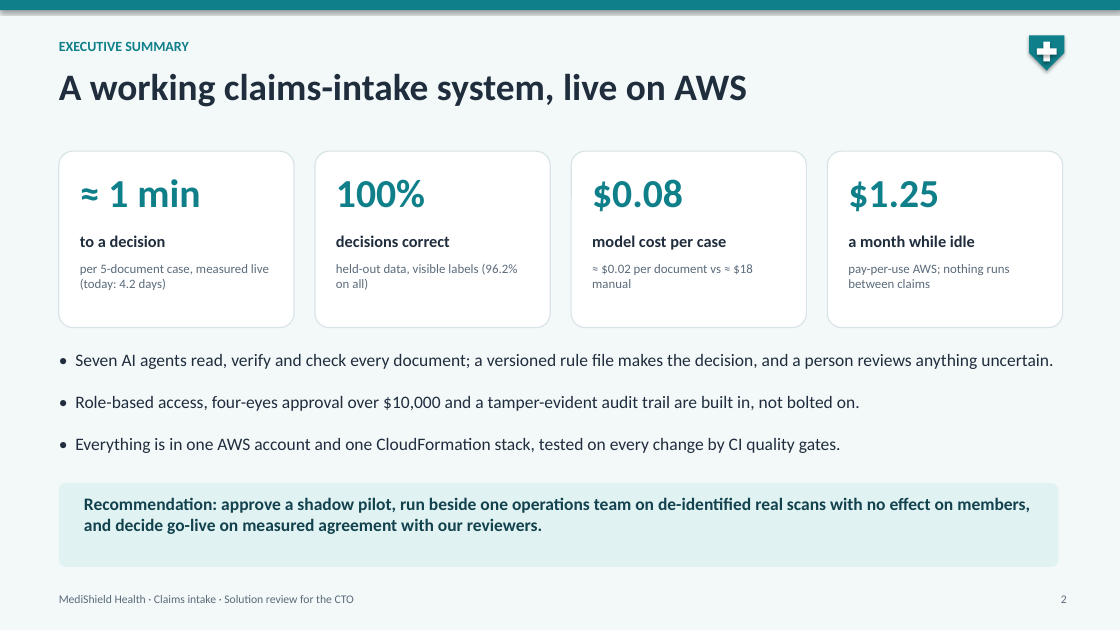
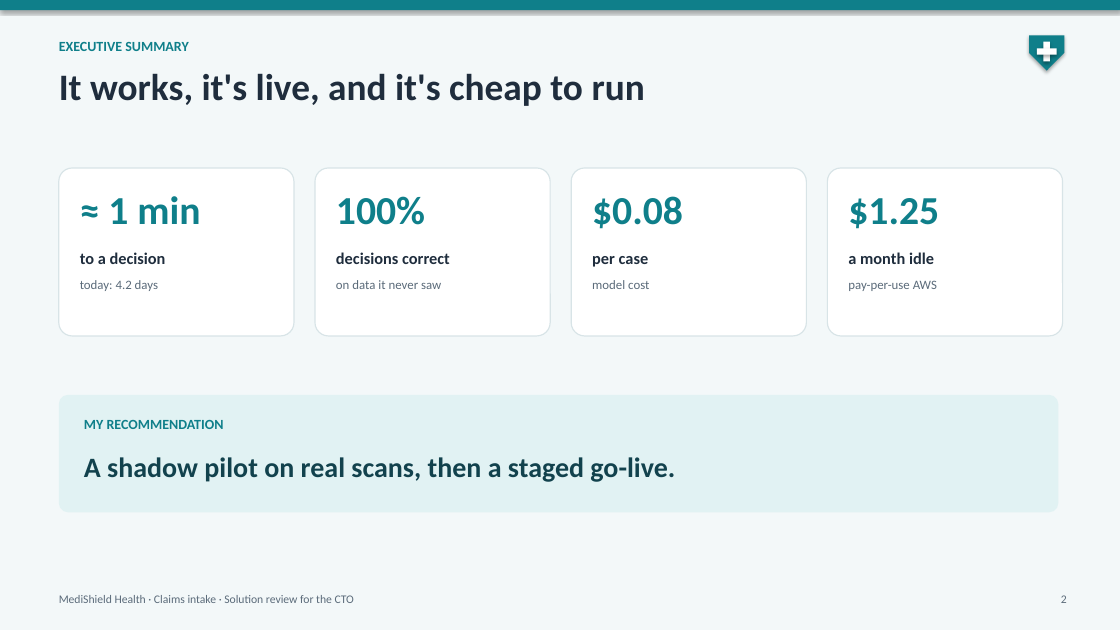
Before and after one commit to raghav010126/Capstone, a slide deck: slide 2 of docs/MediShield_capstone.pptx. Drawn at 1120x630 pixels with LibreOffice and Linux fonts; fonts in the diff are those of the drawing. Boxes give left, top, right and bottom in pixels: in the first picture for what was removed or moved away, otherwise in the second. Text is boxed around its words. In the diff, an @@ line names an element or a change of style, - is before the commit and + after.

```diff
--- a/docs/MediShield_capstone.pptx
+++ b/docs/MediShield_capstone.pptx
@@ text at [59, 73, 645, 106]: text changed @@
-A working claims-intake system, live on AWS
+It works, it's live, and it's cheap to run
@@ rounded rectangle: place and size @@
-rounded rectangle at [59, 151, 294, 328]
+rounded rectangle at [59, 168, 294, 336]
@@ rounded rectangle: place and size @@
-rounded rectangle at [315, 151, 550, 328]
+rounded rectangle at [315, 168, 550, 336]
@@ rounded rectangle: place and size @@
-rounded rectangle at [571, 151, 807, 328]
+rounded rectangle at [571, 168, 807, 336]
@@ rounded rectangle: place and size @@
-rounded rectangle at [828, 151, 1063, 328]
+rounded rectangle at [828, 168, 1063, 336]
@@ 6 texts: place and size @@
-6 texts at [80, 179, 939, 247]
+6 texts at [80, 196, 939, 264]
@@ text at [592, 256, 649, 267]: text changed @@
-model cost per case
+per case
@@ text at [848, 252, 934, 264]: text changed @@
-a month while idle
+a month idle
@@ text at [80, 280, 158, 291]: text changed @@
-per 5-document case, measured live (today: 4.2 days)
+today: 4.2 days
@@ text at [336, 280, 441, 289]: text changed @@
-held-out data, visible labels (96.2% on all)
+on data it never saw
@@ text at [592, 280, 649, 289]: text changed @@
-≈ $0.02 per document vs ≈ $18 manual
+model cost
@@ text at [848, 280, 937, 291]: text changed @@
-pay-per-use AWS; nothing runs between claims
+pay-per-use AWS
@@ text removed at [75, 354, 1053, 369] @@
-• Seven AI agents read, verify and check every document; a versioned rule file makes the decision, and a person reviews anything uncertain.
@@ rounded rectangle: place and size @@
-rounded rectangle at [59, 483, 1059, 567]
+rounded rectangle at [59, 395, 1059, 513]
@@ text at [84, 420, 224, 429]: text changed; size 15 to 12 pt; text colour #1F2D3D to #0F7F8A; bold on @@
-• Role-based access, four-eyes approval over $10,000 and a tamper-evident audit trail are built in, not bolted on.
+MY RECOMMENDATION
@@ text at [84, 457, 675, 482]: text changed; size 15 to 24 pt; text colour #1F2D3D to #12424D; bold on @@
-• Everything is in one AWS account and one CloudFormation stack, tested on every change by CI quality gates.
+A shadow pilot on real scans, then a staged go-live.
@@ text removed at [84, 497, 1030, 534] @@
-Recommendation: approve a shadow pilot, run beside one operations team on de-identified real scans with no effect on members, and decide go-live on measured agreement with our reviewers.
```
Also in this commit, not shown: 8 other slides changed, 3 slides added, 5 slides removed, 1 other file.
